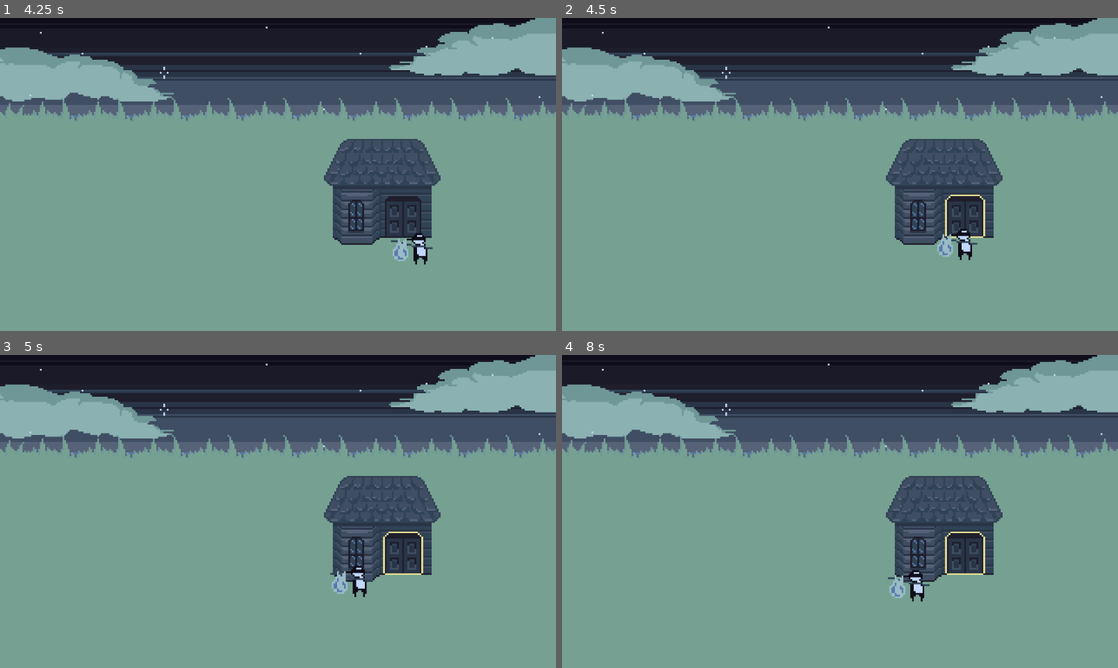
Above: before the commit, frames 1-4 (two rows, left to right).
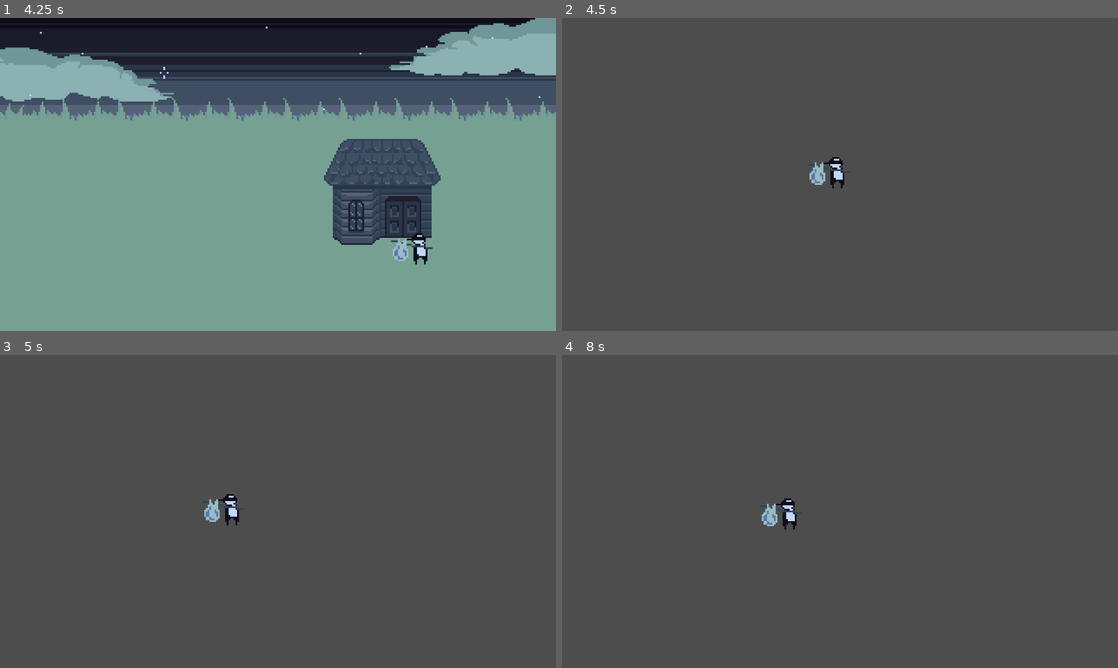
Above: after the commit, the same moments.

Repository: yujoostudios/brackeys2024
Game: Godot game, scene res://screens/scenes/start_menu.tscn
The game is run twice, just before and just after one commit, with the same random seed, the same clock (stepped at 60 frames per second) and the same inputs.
Inputs:
- Up to frame 1 (4.25 s): click "GET ROBBIN'" at 0.5 s; tap Enter at 1.25 s; hold D (right) 1.28-2.03 s; hold Space (interact, bound only after the commit) 1.28-2.03 s; hold S (down) 2.03-2.78 s; tap Space (interact, bound only after the commit) at 2.1, 3.6 s; hold D (right) 2.78-3.53 s; hold Space (interact, bound only after the commit) 2.78-3.53 s; hold W (up) from 3.53 s (still down)
- Up to frame 2 (4.5 s): release W (up) at 4.28 s; hold A (left) from 4.28 s (still down); hold Space (interact, bound only after the commit) from 4.28 s (still down)
- Up to frame 3 (5 s): keep holding A (left); keep holding Space (interact, bound only after the commit)
- Up to frame 4 (8 s): release Space (interact, bound only after the commit) at 5.03 s; tap Space (interact, bound only after the commit) at 5.1, 6.6 s; release A (left) at 5.78 s; hold S (down) 5.78-6.53 s; hold Space (interact, bound only after the commit) 5.78-6.53 s; hold D (right) 6.53-7.28 s; hold W (up) from 7.28 s (still down); hold Space (interact, bound only after the commit) from 7.28 s (still down)

Frame 1 is identical in both runs. In frame 2, 92% of the frame differs, in the area x 0-100%, y 0-100%; in frame 3, 92%; in frame 4, 92%.

Commit message:
justin-commit
Added functionality to enter levels when close to door

Diff:
--- a/new-game-project/project.godot
+++ b/new-game-project/project.godot
@@ -50,3 +50,8 @@
 "events": [Object(InputEventKey,"resource_local_to_scene":false,"resource_name":"","device":-1,"window_id":0,"alt_press …(192 unchanged characters)…
 ]
 }
+interact={
+"deadzone": 0.5,
+"events": [Object(InputEventKey,"resource_local_to_scene":false,"resource_name":"","device":-1,"window_id":0,"alt_pressed":false,"shift_pressed":false,"ctrl_pressed":false,"meta_pressed":false,"pressed":false,"keycode":0,"physical_keycode":32,"key_label":0,"unicode":32,"location":0,"echo":false,"script":null)
+]
+}
--- a/new-game-project/screens/objects/house_1.tscn
+++ b/new-game-project/screens/objects/house_1.tscn
@@ -27,4 +27,9 @@
 position = Vector2(55, 125)
 shape = SubResource("RectangleShape2D_q8105")
 
+[node name="Timer" type="Timer" parent="house_1_door"]
+wait_time = 0.105
+
 [connection signal="body_entered" from="house_1_door" to="house_1_door" method="_on_body_entered"]
+[connection signal="body_exited" from="house_1_door" to="house_1_door" method="_on_body_exited"]
+[connection signal="timeout" from="house_1_door/Timer" to="house_1_door" method="_on_timer_timeout"]
--- /dev/null
+++ b/new-game-project/screens/scenes/house_1_level.tscn
@@ -0,0 +1,12 @@
+[gd_scene load_steps=2 format=3 uid="uid://cog72oekdkmda"]
+
+[ext_resource type="PackedScene" uid="uid://d01luah7ejh3g" path="res://screens/objects/player.tscn" id="2_8dbuv"]
+
+[node name="House1Level" type="Node2D"]
+
+[node name="TileMapLayer" type="TileMapLayer" parent="."]
+
+[node name="Player" parent="." instance=ExtResource("2_8dbuv")]
+position = Vector2(-16, -4)
+
+[node name="Camera2D" type="Camera2D" parent="."]
--- a/new-game-project/scripts/house_1_door.gd
+++ b/new-game-project/scripts/house_1_door.gd
@@ -1,8 +1,20 @@
 extends Area2D
 
 var highlight = preload("res://assets/art/house-1-door-highlighted.png")
+var base_door = preload("res://assets/art/house-1-door.png")
 
 func _on_body_entered(body: Node2D) -> void:
 	if body.name == "Player":
 		print("body entered")
 		$Sprite2D.texture = highlight
+		$Timer.start()
+
+func _on_body_exited(body: Node2D) -> void:
+	if body.name == "Player":
+		print("body exited")
+		$Sprite2D.texture = base_door
+		$Timer.stop()
+
+func _on_timer_timeout() -> void:
+	if Input.is_action_pressed("interact"):
+		get_tree().change_scene_to_file("res://screens/scenes/house_1_level.tscn")
